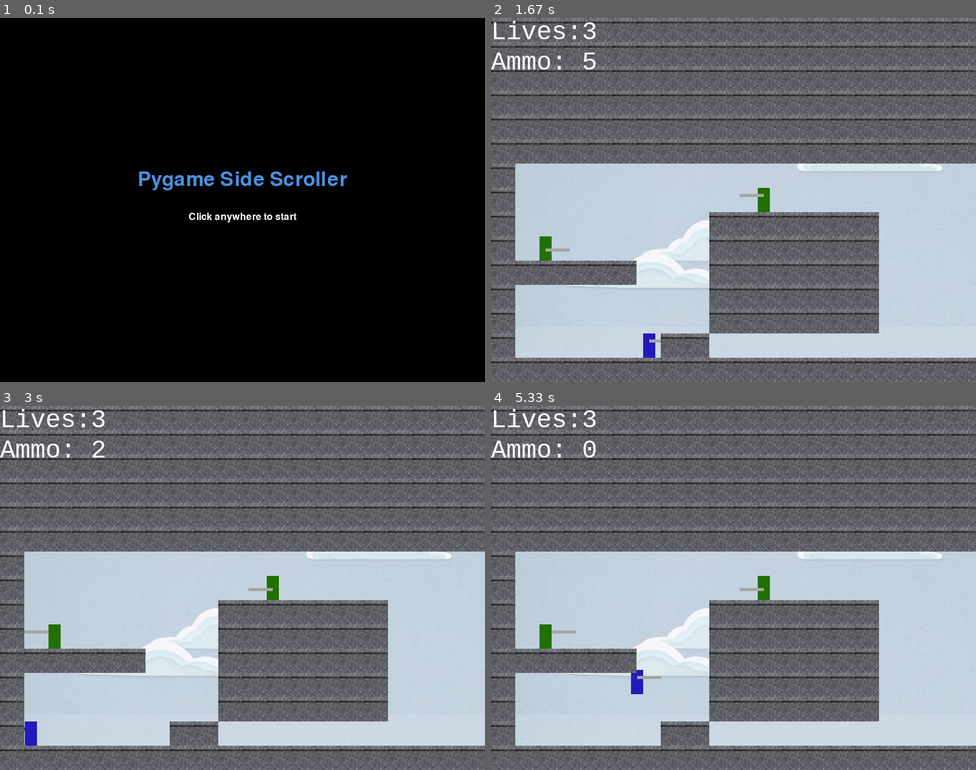
Above: before the commit, frames 1-4 (two rows, left to right).
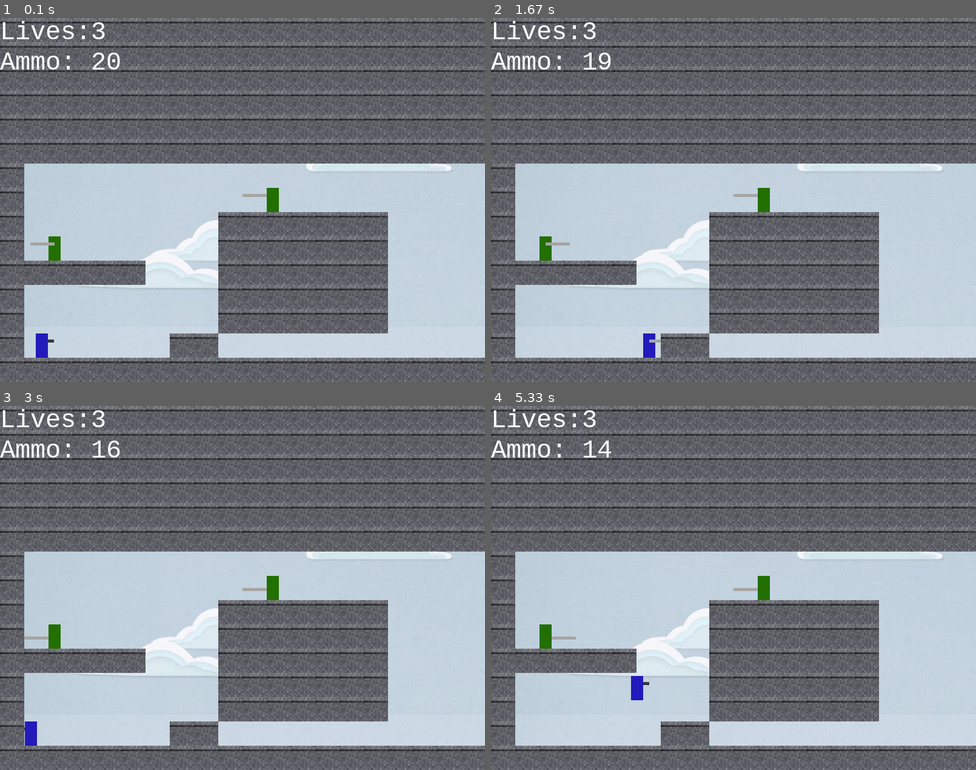
Above: after the commit, the same moments.

Repository: eastcoastcoder/PygameSideScroller
Game: pygame game, started from main.py
Same seed, same stepped clock (60 frames per second), same inputs: the game is played once before the commit and once after it.
Inputs:
- Up to frame 1 (0.1 s): no input
- Up to frame 2 (1.67 s): tap W at 0.33 s; hold Right 0.67-1.13 s; tap Space at 0.73, 1.03, 1.23, 1.57 s; tap G at 0.82 s; hold Up 1.17-1.47 s; hold Right from 1.5 s (still down)
- Up to frame 3 (3 s): tap Space at 1.87, 2.07, 2.37, 2.63, 2.93 s; release Right at 1.97 s; hold Left 2-2.53 s; tap G at 2.15 s; hold Left 2.57-2.97 s
- Up to frame 4 (5.33 s): hold Up 3-3.37 s; tap Space at 3.07, 3.47, 3.77, 4.13, 4.43, 4.63, 4.93, 5.13 s; hold Right 3.4-4.03 s; tap G at 3.55, 5.22 s; hold Left 4.07-4.53 s; hold Right 4.57-5.03 s; hold Up from 5.07 s (still down)

The runs differ from the first frame. In frame 1, 100% of the frame differs, in the area x 0-100%, y 0-100%; in frame 2, 0.2%; in frame 3, 0.2%; in frame 4, 0.4%.

Commit message:
fix(all): bugfixes

Diff:
--- a/CollisionManager.py
+++ b/CollisionManager.py
@@ -65,11 +65,11 @@
             1,-1  0,-1  -1,-1
         """
         if(one.facing != 'LSTOP' or one.facing != 'RSTOP'):
-            # Right Edge
+            # Right Edge - hit the left side of terrain while moving right
             if(hit[0] == -1):
                 one.x = two.x + two.width
                 one.x += 1
-            # Left Edge
+            # Left Edge - hit the right side of terrain while moving left
             elif(hit[0] == 1):
                 one.x = two.x - one.width
                 one.x -= 1
@@ -77,7 +77,7 @@
             if(hit[1] == -1):
                 one.y = two.y + two.height
                 one.y += 5
-            # Top Edge
+            # Top Edge - landed on terrain from above
             elif(hit[1] == 1):
                 one.y = two.y - one.height
 
--- a/EnemyManager.py
+++ b/EnemyManager.py
@@ -101,7 +101,7 @@
             if player.sword.colliderect(enemy) and player.sword.stab:
                 _get_enemy_death_sound().play()
                 self.enemies.pop(self.enemies.index(enemy))
-            if enemy.sword.colliderect(player) and enemy.stab:
+            if enemy.sword.colliderect(player) and enemy.stab and player.lives != 0:
                 player.die()
 
     def draw(self) -> None:
--- a/GameLoop.py
+++ b/GameLoop.py
@@ -70,8 +70,9 @@
             controller.get_input(pygame.key.get_pressed(), player, level, player.sword)
 
             if player.lives > 0:
+                # Update jump before collision detection to get correct position
+                player.update_jump()
                 player.move(level)
-                player.update_jump()
                 pygame.draw.rect(self.surface, BLUE, player, 0)
                 player.bullet_manager.update_bullets(self.surface)
                 player.bullet_manager.check_hit(enemy_manager)
--- a/Player.py
+++ b/Player.py
@@ -44,7 +44,7 @@
         self.sword = Sword(self)
 
         self.speed = 10
-        self.ammo = 6
+        self.ammo = 20
         self.status = 'GROUND'
         self.facing = 'RSTOP'
         self.current_weapon = 'GUN'
@@ -59,7 +59,7 @@
             levelloader: The level loader instance for collision detection.
         """
         self.hit = levelloader.check_collisions(self, False)
-
+        # Apply horizontal movement
         if self.facing == 'LEFT':
             if self.x > PLAYER_WID:
                 self.x -= PLAYER_SPEED
@@ -75,8 +75,10 @@
         """Update player jumping physics and state."""
         if self.status == 'RISE' and self.y > PLAYER_JUMP_HT-self.jump_offset:
             self.y -= PLAYER_GRAVITY
-        elif self.status == 'FALL' and self.y < SCREEN_HEIGHT-PLAYER_HT-GROUND_HEIGHT and self.status != 'GROUND':
+        elif self.status == 'FALL' and self.y < SCREEN_HEIGHT-PLAYER_HT-GROUND_HEIGHT:
             self.y += PLAYER_GRAVITY
+        elif self.y >= SCREEN_HEIGHT-PLAYER_HT-GROUND_HEIGHT:
+            self.status = 'GROUND'
         else:
             self.status = 'GROUND'
 
--- a/main.py
+++ b/main.py
@@ -37,7 +37,6 @@
         # Pre-load sounds after pygame.init() but before game starts
         preload_sounds()
 
-        # Display "Click to Start" message for browser compatibility
         try:
             font = pygame.font.Font(None, 48)
             small_font = pygame.font.Font(None, 24)
@@ -47,40 +46,7 @@
             font = None
             small_font = None
 
-        print("Waiting for user interaction...")
-        # Wait for user click (required for browser audio/input)
-        waiting = True
-        frame_count = 0
-        while waiting:
-            frame_count += 1
-            if frame_count % 60 == 0:  # Log every 60 frames (~1 second)
-                print(f"Still waiting... frame {frame_count}")
-
-            win_surf.fill((0, 0, 0))
-
-            if font and small_font:
-                title = font.render("Pygame Side Scroller", True, (74, 144, 226))
-                prompt = small_font.render("Click anywhere to start", True, (255, 255, 255))
-                win_surf.blit(title, (800//2 - title.get_width()//2, 250))
-                win_surf.blit(prompt, (800//2 - prompt.get_width()//2, 320))
-            else:
-                # Fallback if fonts don't load - draw a white rectangle
-                pygame.draw.rect(win_surf, (255, 255, 255), (300, 250, 200, 100))
-
-            pygame.display.flip()
-
-            for event in pygame.event.get():
-                if event.type == pygame.QUIT:
-                    print("Quit event received")
-                    return
-                if event.type == pygame.MOUSEBUTTONDOWN or event.type == pygame.KEYDOWN:
-                    print(f"User interaction detected: {event.type}")
-                    waiting = False
-
-            await asyncio.sleep(0)  # Yield to browser
-
         print("Starting game loop...")
-        # Now start the actual game
         game_loop = GameLoop(win_surf)
         await game_loop.draw()
 
